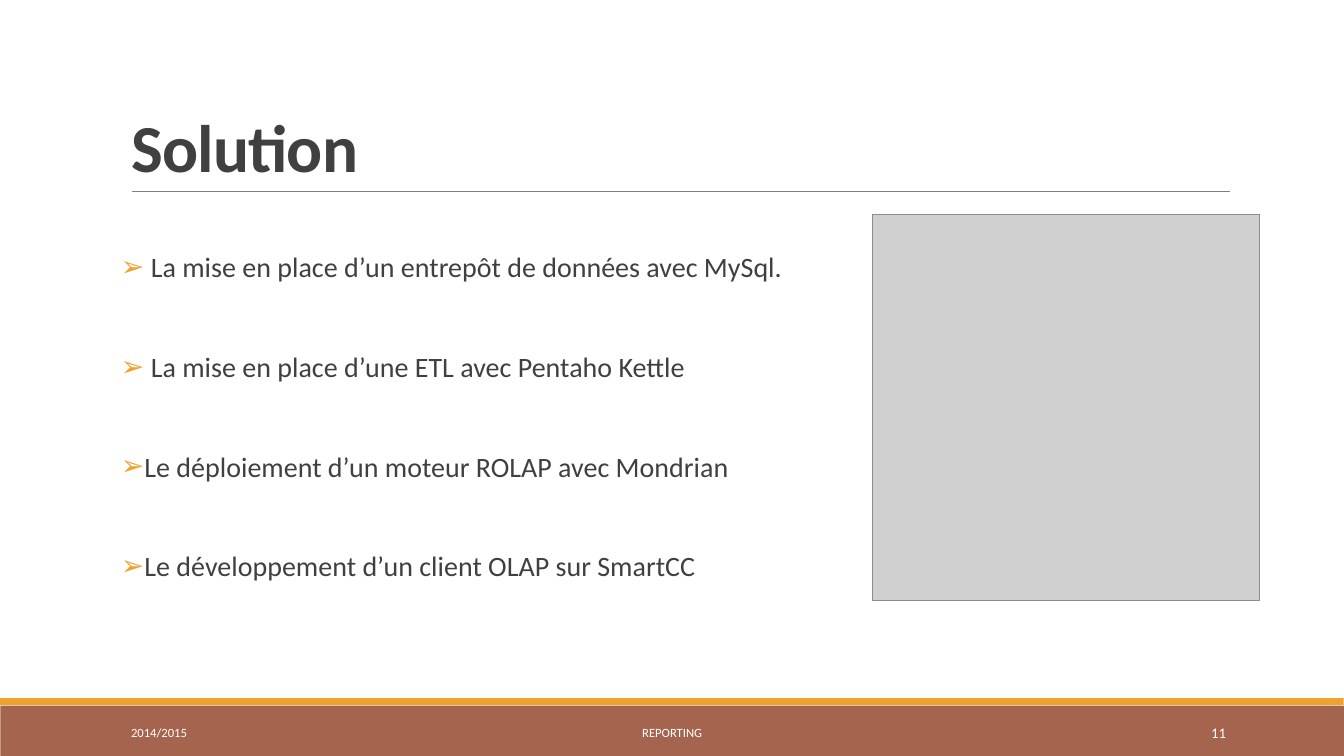
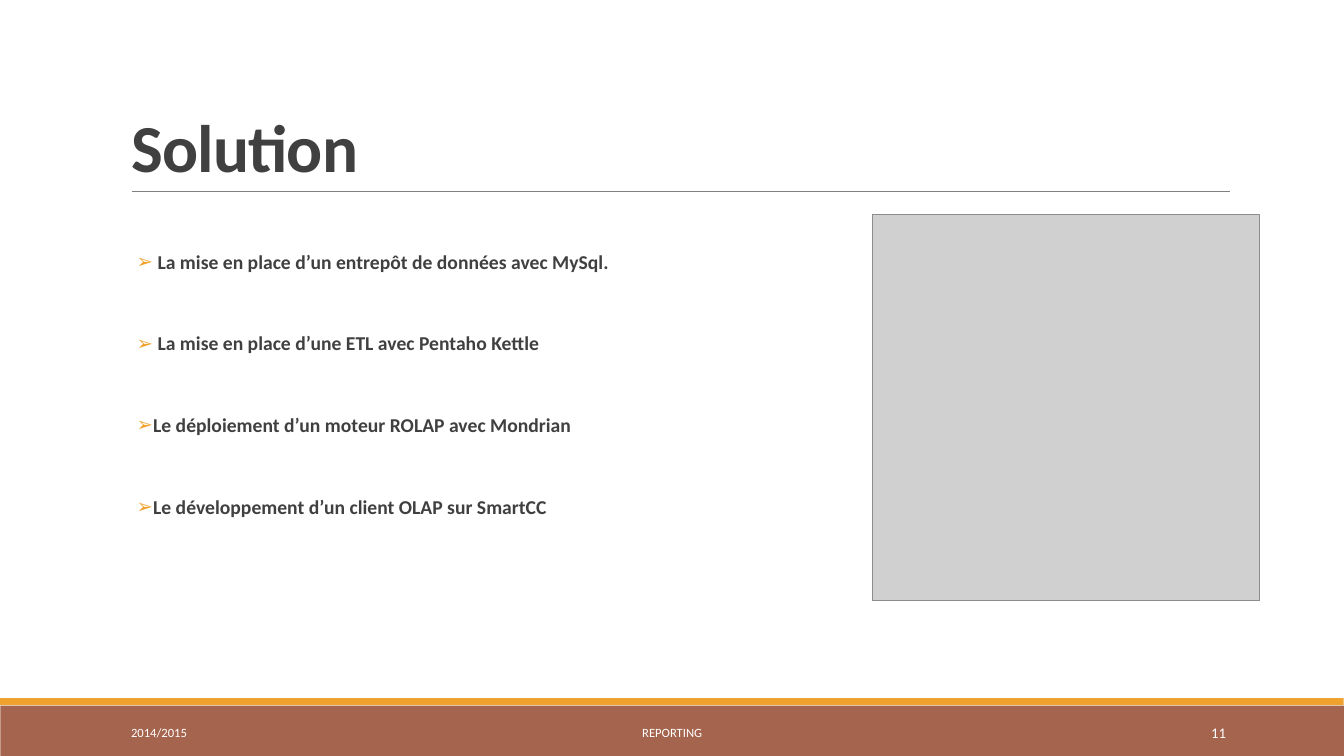
Before and after one commit to seddikouiss/data, a slide deck: slide 11 of RAPORT/Reporting_Presentation_V2.pptx. Drawn at 1344x756 pixels with LibreOffice and Linux fonts; fonts in the diff are those of the drawing; grey boxes stand for pictures. Boxes give left, top, right and bottom in pixels: in the first picture for what was removed or moved away, otherwise in the second. Text is boxed around its words. In the diff, an @@ line names an element or a change of style, - is before the commit and + after.

```diff
--- a/RAPORT/Reporting_Presentation_V2.pptx
+++ b/RAPORT/Reporting_Presentation_V2.pptx
@@ text "La mise en place d’un ...": place and size @@
-text "La mise en place d’un ..." at [144, 257, 782, 581]
+text "La mise en place d’un ..." at [153, 255, 608, 517]
@@ text "La mise en place d’un ..." at [153, 255, 608, 517]: size 20 to 14 pt, bold on @@
```
Also in this commit, not shown: 17 other slides changed, 1 other file.
